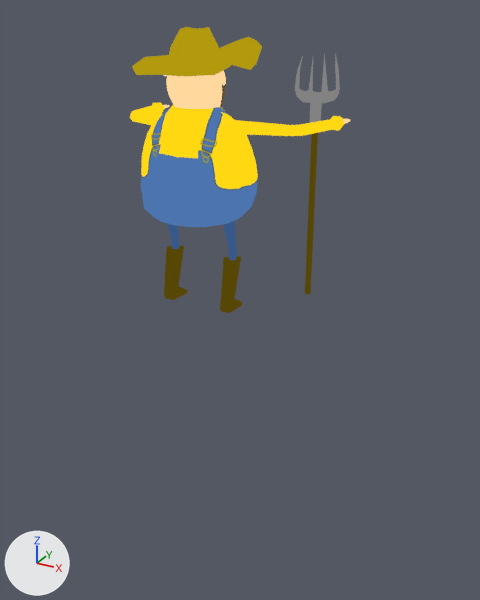
What one commit did to the glTF model godot/assets/models/battle/summons/FarmerTom.glb.
Before and after are seen from a camera (50 mm lens) standing at (0.264, -0.415, 0.219) and looking at (0.013, 0.042, -0.01). The axes (+X, +Y, +Z) are drawn at lower left. The lights are the same throughout. The picture after the commit comes second. Both versions are drawn at frame 0 of the action 'Farmer_Intro'; the numbers are the values there. Vertices at exactly the same position are counted once.

The first picture shows 'Farmer'.
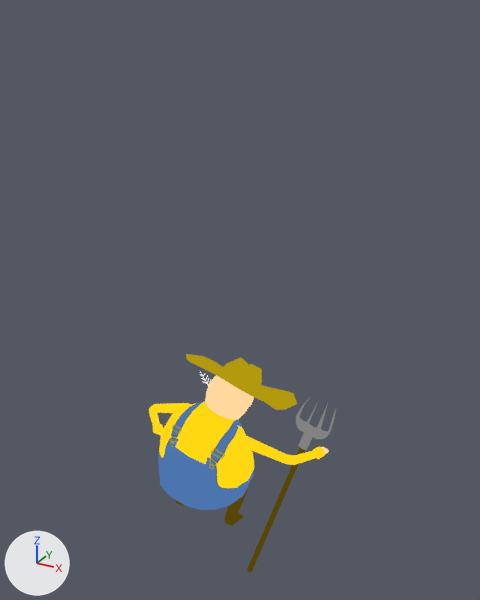
Pixel boxes (x1, y1, x2, y2) of what changed, in the pictures (480 x 600 px; the box of a moved part takes in the faces that stretch with it):
'Farmer', reshaped, rescaled, moved, turned
    before: (130, 27, 350, 313)
    after: (149, 354, 336, 572)
part 1 of me_farmer, moved or reshaped
    before: (305, 133, 318, 294)
    after: (247, 448, 305, 572)
part 2 of me_farmer, moved or reshaped
    before: (310, 103, 322, 123)
    after: (298, 433, 313, 450)
part 3 of me_farmer, moved or reshaped
    before: (295, 53, 340, 103)
    after: (296, 400, 336, 439)
part 4 of me_farmer, moved or reshaped
    before: (166, 70, 226, 109)
    after: (205, 375, 254, 420)
part 5 of me_farmer, moved or reshaped
    before: (132, 37, 262, 76)
    after: (186, 354, 297, 410)
part 6 of me_farmer, moved or reshaped
    before: (130, 103, 165, 125)
    after: (149, 403, 190, 434)
part 7 of me_farmer, moved or reshaped
    before: (227, 116, 344, 136)
    after: (241, 434, 325, 465)
part 8 of me_farmer, moved or reshaped
    before: (343, 119, 350, 124)
    after: (321, 447, 329, 454)
part 9 of me_farmer, moved or reshaped
    before: (141, 105, 258, 313)
    after: (158, 402, 254, 526)
part 10 of me_farmer, moved or reshaped
    before: (168, 27, 219, 58)
    after: (224, 358, 262, 385)

Edits to the bpy script that builds the scene:
```text
Change me_farmer:
    used by ob_farmer; parent = ob_farmertom; location = (0.0, 0.0, 0.0); rotation_euler = (1.571, 0.0, 0.0), in degrees (90, 0, 0)
    remove me_farmer.from_pydata(...)  # 879 vertices, 1624 faces; spans x -1.75..1.75, y 0.02..4.14, z -1.66..0.74
    add me_farmer.from_pydata(...)  # 879 vertices, 1624 faces; spans x -1.66..1.89, y -0.72..1.61, z -5.61..-1.01
    me_farmer part 1: the loose piece of 16 vertices spanning x 1.3..1.4, y 0.02..2.88, z -1.24..-1.15 is multiplied about its middle by the matrix ((0.972, 0.231, 0.044), (-0.031, 0.311, -0.95), (-0.233, 0.922, 0.309)), then moved by (-0.26, -0.71, -3.09)
    me_farmer part 2: the loose piece of 16 vertices spanning x 1.26..1.44, y 2.79..3.12, z -1.26..-1.13 is multiplied about its middle by the matrix ((0.972, 0.231, 0.044), (-0.031, 0.311, -0.95), (-0.233, 0.922, 0.309)), then moved by (0.09, -1.74, -1.7)
    me_farmer part 3: the loose piece of 54 vertices spanning x 1.02..1.7, y 3.09..3.8, z -1.27..-1.12 is multiplied about its middle by the matrix ((0.972, 0.231, 0.044), (-0.031, 0.311, -0.95), (-0.233, 0.922, 0.309)), then moved by (0.2, -2.08, -1.25)
    me_farmer part 4: the loose piece of 161 vertices spanning x -0.4..0.41, y 2.97..3.74, z -0.47..0.44 is multiplied about its middle by the matrix ((0.969, 0.211, 0.125), (-0.038, 0.631, -0.775), (-0.243, 0.746, 0.62)), then moved by (0.27, -2.96, -1.86)
    me_farmer part 5: the loose piece of 79 vertices spanning x -0.93..0.87, y 3.53..4.03, z -0.91..0.74 is multiplied about its middle by the matrix ((1.122, 0.19, 0.158), (-0.041, 0.545, -0.899), (-0.299, 0.639, 0.719)), then moved by (0.37, -3.06, -1.54)
    me_farmer part 6: the loose piece of 55 vertices spanning x -1.75..-0.48, y 2.69..2.94, z -1.41..0.13 is multiplied about its middle by the matrix ((0.998, -0.024, 0.052), (0.047, 0.86, -0.508), (-0.032, 0.509, 0.86)), then moved by (0.14, -2.44, -2.08)
    me_farmer part 7: the loose piece of 55 vertices spanning x 0.48..1.75, y 2.69..2.94, z -1.41..0.13 is multiplied about its middle by the matrix ((0.971, 0.238, 0.04), (-0.038, 0.315, -0.948), (-0.238, 0.919, 0.314)), then moved by (0.09, -2.16, -2.15)
    me_farmer part 8: the loose piece of 18 vertices spanning x 1.56..1.74, y 2.74..2.85, z -1.66..-1.37 is multiplied about its middle by the matrix ((0.972, 0.23, 0.043), (-0.032, 0.313, -0.949), (-0.232, 0.921, 0.312)), then moved by (0.03, -1.34, -1.69)
    me_farmer part 9: 327 of 879 vertices moved; they spanned x -0.91..0.91, y 0.02..3.09, z -0.9..0.72 and now span x -0.91..0.92, y -0.72..0.9, z -4.33..-1.94; mean shift (0.03, -1.47, -3.23); largest move (0.0, 1.62, 0.72) -> (-0.03, -0.72, -3.52)
    me_farmer part 10: 24 of 879 vertices moved; they spanned x -0.35..0.35, y 3.68..4.14, z -0.45..0.41 and now span x -0.03..0.76, y 0.24..1.05, z -1.92..-1.19; mean shift (0.41, -3.16, -1.48); largest move (0.0, 3.73, 0.41) -> (0.45, 0.24, -1.3)
    other edits to the shape of me_farmer do not show in these pictures
Change ob_farmer:
    remove ob_farmer.parent = ob_farmertom
    ob_farmer.rotation_euler: (1.571, 0.0, 0.0) -> (0.0, 0.0, 0.0)  # degrees (90, 0, 0) -> degrees (0, 0, 0)
    ob_farmer.scale: (1.0, 1.0, 1.0) -> (0.05, 0.05, 0.05)
```
